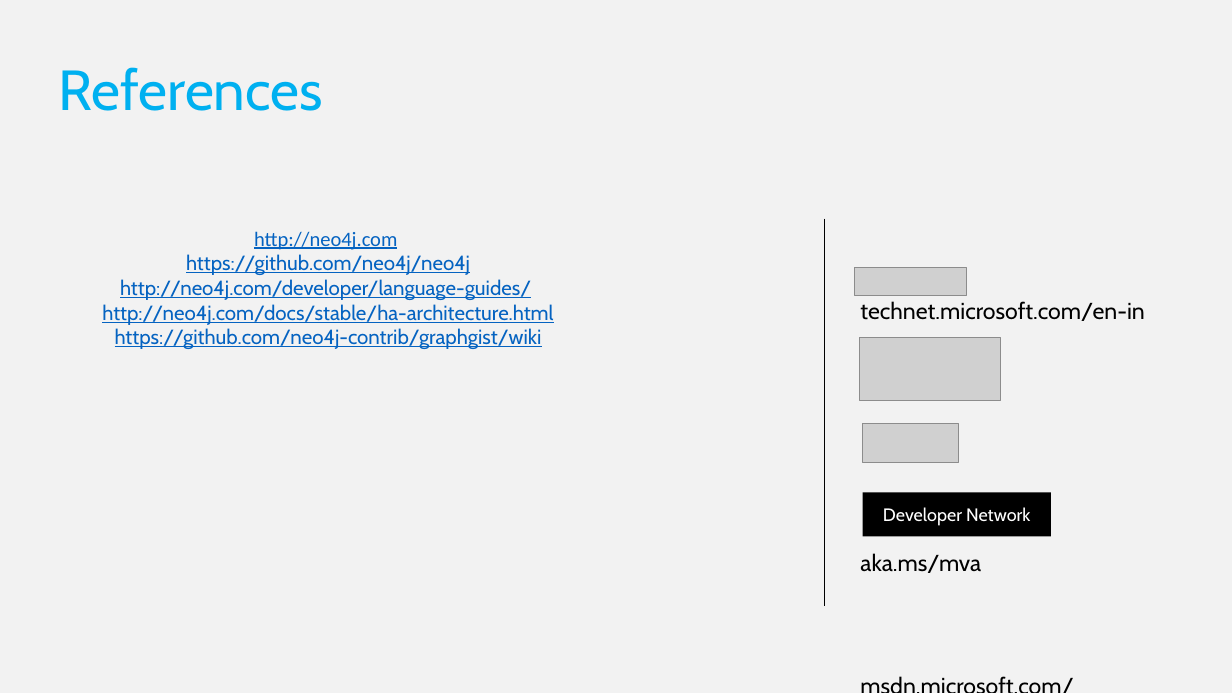
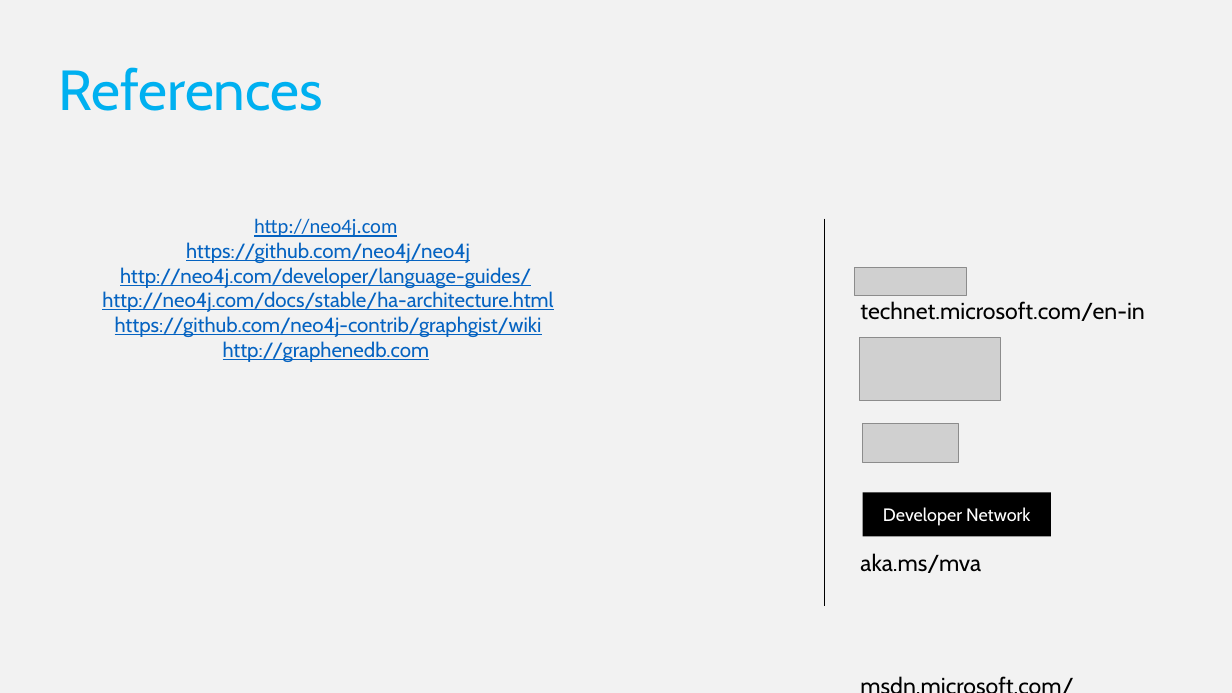
Before and after one commit to FutureUnleashed/OSS, a slide deck: slide 26 of Neo4j/Future Unleashed_Neo4j.pptx (slide 23 before the commit). Drawn at 1232x693 pixels with LibreOffice and Linux fonts; fonts in the diff are those of the drawing; grey boxes stand for pictures; background and template pictures are left out. Boxes give left, top, right and bottom in pixels: in the first picture for what was removed or moved away, otherwise in the second. Text is boxed around its words. In the diff, an @@ line names an element or a change of style, - is before the commit and + after.

```diff
--- a/Neo4j/Future Unleashed_Neo4j.pptx
+++ b/Neo4j/Future Unleashed_Neo4j.pptx
@@ text at [223,341,429,362]: paragraph added @@
+http://graphenedb.com
```
Also in this commit, not shown: 5 other slides changed, 3 slides added, 1 other file.
